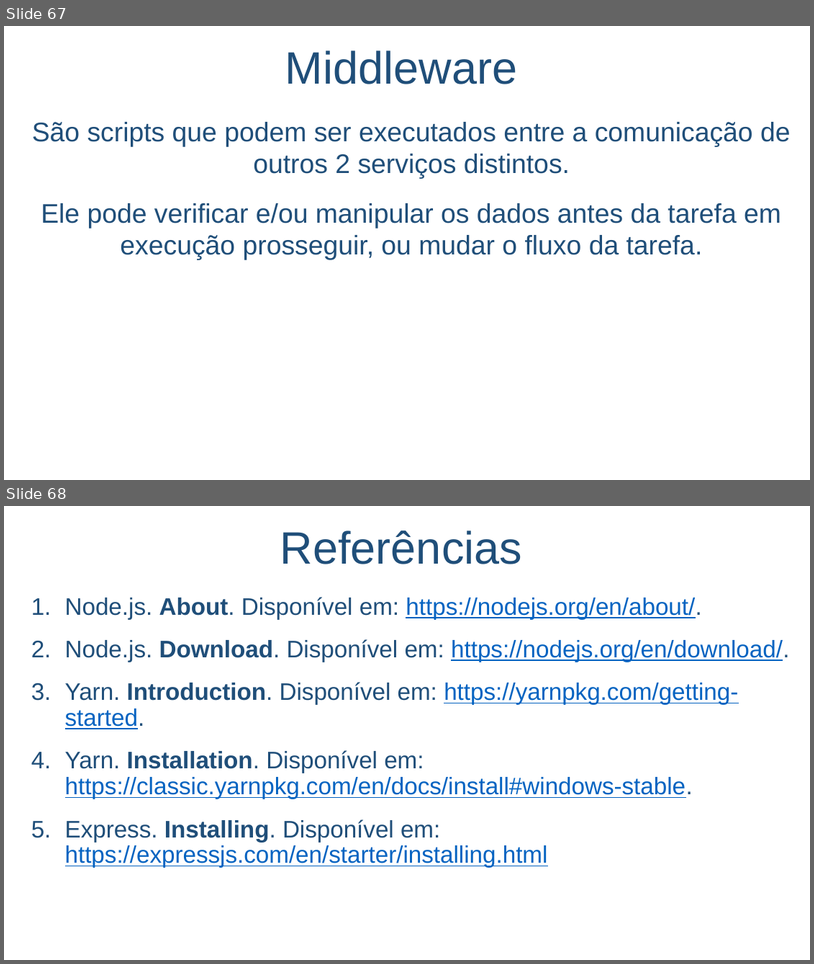
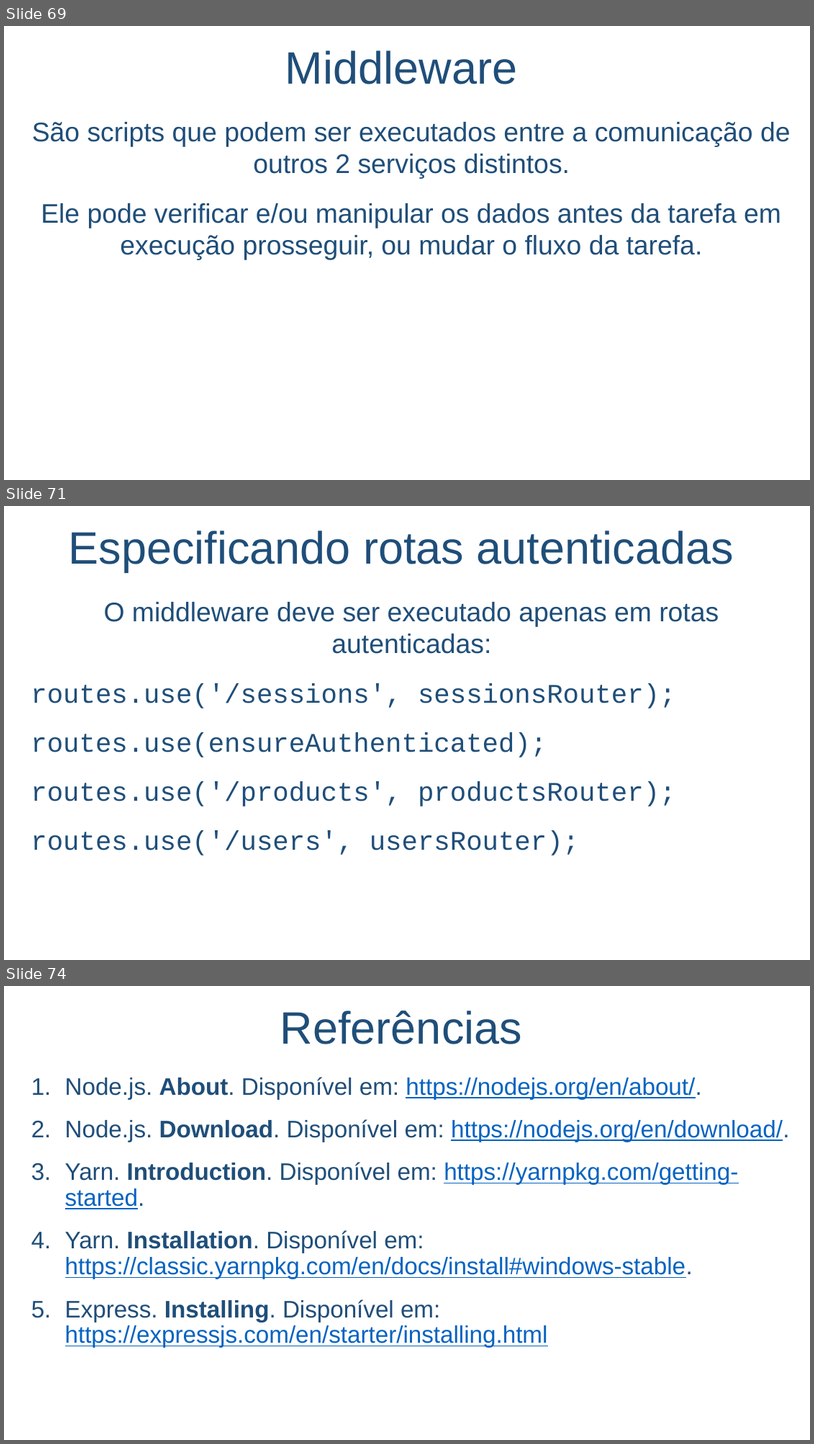
Before and after one commit to salmo-jr/public-slides, a slide deck: node-js.pptx. Shown one above the other, each under a label of ours: slides 67 and 68 before the commit, slides 69, 71 and 74 after it; the slides between them are not shown. The pictures are 814x964 and 814x1444 pixels, drawn with LibreOffice and Linux fonts; fonts in the diff are those of the drawing; background and template pictures are left out. Boxes give left, top, right and bottom in pixels: in the first picture for what was removed or moved away, otherwise in the second. Text is boxed around its words. In the diff, an @@ line names an element or a change of style, - is before the commit and + after.

```diff
--- a/node-js.pptx
+++ b/node-js.pptx
@@ slide 71 added at [4,506,810,960], background picture (left out) @@
@@ text added at [69,530,734,572], 54 pt, text #1F4E79 @@
+Especificando rotas autenticadas
@@ text added at [31,602,719,855], 32 pt, text #1F4E79 @@
+O middleware deve ser executado apenas em rotas autenticadas:
+routes.use('/sessions', sessionsRouter);
+routes.use(ensureAuthenticated);
+routes.use('/products', productsRouter);
+routes.use('/users', usersRouter);
@@ what was slide 67 is now slide 69 @@
@@ what was slide 68 is now slide 74 @@
```
Also in this commit, not shown: 2 slides changed, 6 other slides added, 1 slide removed.
